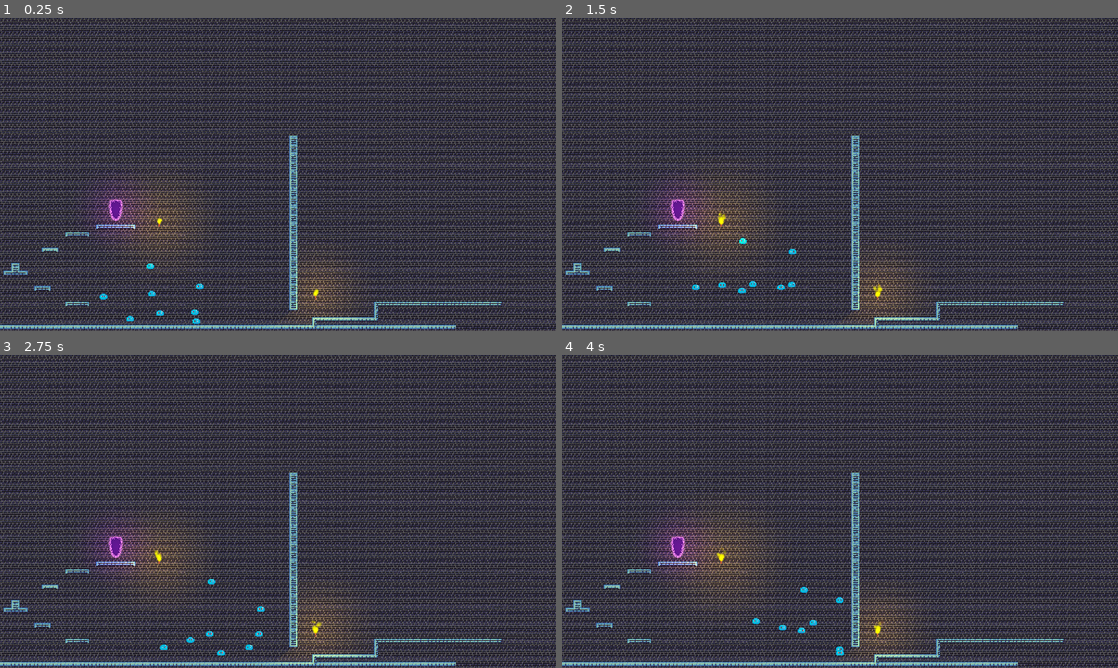
Above: before the commit, frames 1-4 (two rows, left to right).
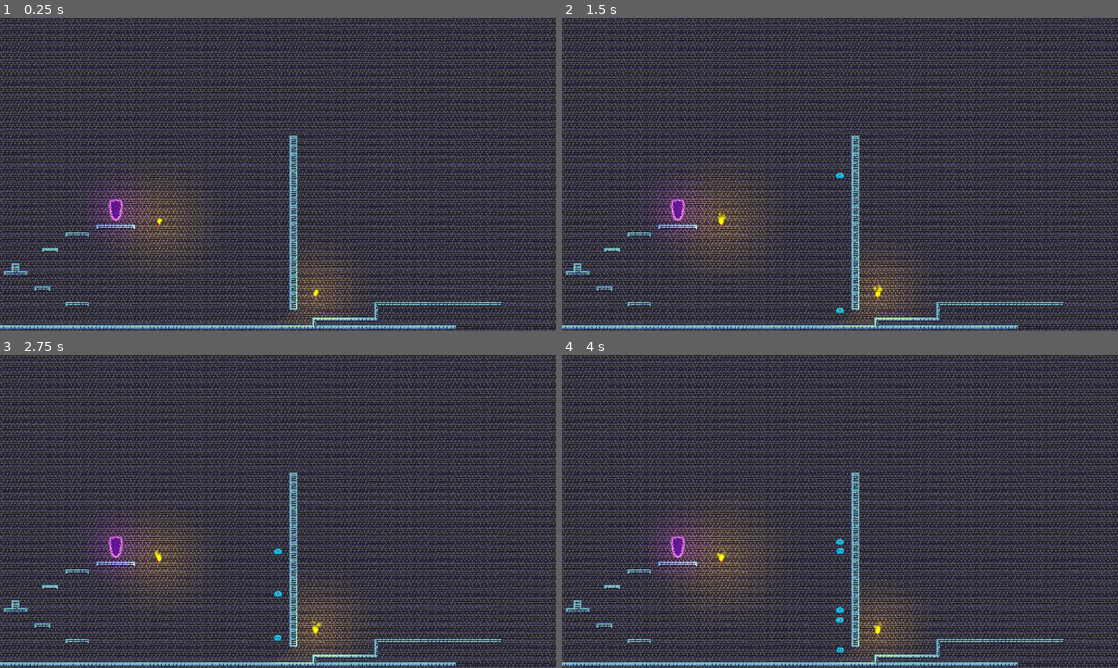
Above: after the commit, the same moments.

Repository: gfifgfifofich/gaem
Game: Godot game, scene res://node_2d.tscn
Same seed, same stepped clock (60 frames per second), same inputs: the game is played once before the commit and once after it. This scene is started directly instead of the project's main scene.
Inputs (mouse positions are in pixels of both pictures, inside the frame that each line leads up to):
- Up to frame 1 (0.25 s): no input
- Up to frame 2 (1.5 s): move the mouse to (962, 158) at 0.52 s; hold D (Right) 0.53-1.28 s; tap 1 (1) at 0.6, 1.35 s; move the mouse to (728, 190) at 1.27 s; hold A (Left) from 1.28 s (still down)
- Up to frame 3 (2.75 s): move the mouse to (333, 442) at 2.02 s; release A (Left) at 2.03 s; hold D (Right) from 2.03 s (still down); hold Right mouse button (AlternativeAttack) from 2.03 s (still down); tap 1 (1) at 2.3 s
- Up to frame 4 (4 s): move the mouse to (812, 574) at 2.77 s; release D (Right) at 2.78 s; release Right mouse button (AlternativeAttack) at 2.78 s; hold W (Up) 2.78-3.53 s; click (812, 574) at 2.85 s; tap 1 (1) at 3.05, 3.6 s; move the mouse to (1006, 558) at 3.52 s; hold A (Left) from 3.53 s (still down)

The runs differ from the first frame. In frame 1, 0.2% of the frame differs, in the area x 17-37%, y 78-98%; in frame 2, 0.2%; in frame 3, 0.2%; in frame 4, 0.3%, in the area x 34-51%, y 58-96%.

Commit message:
multiplayer mobs

Diff:
--- a/MultiplayerTest/Bleb.gd
+++ b/MultiplayerTest/Bleb.gd
@@ -1,6 +1,7 @@
 extends CharacterBody2D
 
-
+const EnemyID = 0
+var id = -1;
 const SPEED = 50.0
 const JUMP_VELOCITY = -400.0
 var gravity = ProjectSettings.get_setting("physics/2d/default_gravity")
@@ -12,19 +13,24 @@
 
 	add_to_group("enemies")
 
+
+func die():
+
+
+
+	queue_free()
+
 func _physics_process(delta):
 	# Add the gravity.
 	if(health <= 0):
-		queue_free()
+		die()
 
-	var i = 0
-
+	var dist = 100000000
+	var v = Vector2()
 	for x in bodies:
-		if(i<1):
+		if((x.global_position-global_position).length_squared() < dist):
 			trg = x.global_position
-
-			pass
-		i+=1;
+			dist = (x.global_position-global_position).length_squared()
 		pass
 
 	if(global_position.x<trg.x):
--- a/MultiplayerTest/Node2D.gd
+++ b/MultiplayerTest/Node2D.gd
@@ -2,9 +2,21 @@
 
 var pl = preload("res://character_body_2d.tscn");
 
+var en1 = preload("res://Bleb.tscn");
+
+var enemyPreloads =[]
+var enemiesIDs =[]
+var enemiesTypes =[]
+var enemyHealths =[]
+var enemyPositions =[]
+var enemyTrgs =[]
+var CreatedEnemyIds =[]
 var namename = "stock"
 # Called when the node enters the scene tree for the first time.
 func _ready():
+	enemyPreloads.append(en1)
+
+
 	if(!multiplayer.is_server()):
 
 		addPlayer(1,namename);
@@ -27,7 +39,7 @@
 
 
 @rpc("any_peer")
-func sendCreated(id, idis, names):
+func sendCreated(id, idis, names, enemiesType,enemiesID,enemyHealth,enemyPosition,enemyTrg):
 	if(id == multiplayer.get_unique_id()):
 
 
@@ -36,6 +48,11 @@
 		for x in range(0,idis.size()):
 			if id != x:
 				localaddPlayer(idis[x],createdPlayerNames[x])
+
+		for x in range(0,enemiesID.size()):
+			CreateEmeny(enemiesType[x],enemyPosition[x],enemiesID[x])
+			$Enemies.get_child($Enemies.get_child_count()-1).health = enemyHealth[x]
+			$Enemies.get_child($Enemies.get_child_count()-1).trg = enemyTrg[x]
 
 var sus = "12345"
 var createdids = -1;
@@ -77,7 +94,7 @@
 		createdPlayerNames.append(pli.Nick)
 
 	if(multiplayer.is_server()):
-		rpc("sendCreated",multiplayer.get_remote_sender_id(),createdPlayers)
+		rpc("sendCreated",multiplayer.get_remote_sender_id(),createdPlayers,createdPlayerNames,enemiesTypes,enemiesIDs,enemyHealths,enemyPositions,enemyTrgs)
 	#players.append(pli);
 
 
@@ -122,16 +139,69 @@
 				get_child(x)._die()
 	pass
 
+@rpc("any_peer")
+func CreateEmeny(enID,posiion,id):
+	if(id not in CreatedEnemyIds):
+
+		var inst = enemyPreloads[enID].instantiate();
+		inst.position= position;
+		inst.id = id;
+		CreatedEnemyIds.append(id)
+		$Enemies.add_child(inst);
+	pass
+@rpc("any_peer")
+func UpdateEmenies(id,pos,vel,health):
+	if(!multiplayer.is_server()):
+		for i in range(0,$Enemies.get_child_count()):
+			if($Enemies.get_child(i).id == id):
+				$Enemies.get_child(id).position = pos;
+				$Enemies.get_child(id).velocity = vel;
+				$Enemies.get_child(id).health = health;
+			pass
+
+		pass
+	pass
+
+@rpc("any_peer")
+func EnDeadge(id):
+	for i in range(0,$Enemies.get_child_count()):
+		if($Enemies.get_child(i).id == id):
+			CreatedEnemyIds.erase(id)
+			$Enemies.get_child(i).die()
+	pass
+
+
 # Called every frame. 'delta' is the elapsed time since the previous frame.
 func _process(delta):
 
 	if(multiplayer.is_server()):
 
+		if(Input.is_action_just_pressed("1")):
+			CreateEmeny(0,Vector2(-100.0,250),$Enemies.get_child_count())
+			rpc("CreateEmeny",0,Vector2(-100.0,250),$Enemies.get_child_count())
 		var daids = []
 		for x in range (4,get_child_count()):
 			daids.append(get_child(x).id);
 			rpc("UpdateHealth",get_child(x).id, get_child(x).health)
 		rpc("UpdatePlayers",daids);
+
+
+		enemiesIDs.resize($Enemies.get_child_count())
+		enemiesTypes.resize($Enemies.get_child_count())
+		enemyHealths.resize($Enemies.get_child_count())
+		enemyPositions.resize($Enemies.get_child_count())
+		enemyTrgs.resize($Enemies.get_child_count())
+		for i in range(0,$Enemies.get_child_count()):
+			enemiesIDs[i]=$Enemies.get_child(i).id
+			enemiesTypes[i]=$Enemies.get_child(i).EnemyID
+			enemyHealths[i]=$Enemies.get_child(i).health
+			enemyPositions[i]=$Enemies.get_child(i).position
+			enemyTrgs[i]=$Enemies.get_child(i).trg
+
+			rpc("UpdateEmenies",$Enemies.get_child(i).id,$Enemies.get_child(i).position,$Enemies.get_child(i).velocity,$Enemies.get_child(i).health)
+			if($Enemies.get_child(i).health<=0):
+				EnDeadge($Enemies.get_child(i).id)
+				rpc("EnDeadge",$Enemies.get_child(i).id)
 
 		var v = Vector2(0,0)
 		var n = 0
--- a/MultiplayerTest/Particles/Test Particles2.tscn
+++ b/MultiplayerTest/Particles/Test Particles2.tscn
@@ -60,7 +60,7 @@
 amount = 1
 process_material = SubResource("ParticleProcessMaterial_gbe65")
 texture = ExtResource("1_r5wuf")
-lifetime = 0.1
+lifetime = 0.05
 explosiveness = 0.76
 script = SubResource("GDScript_cwhj1")
 
--- a/MultiplayerTest/dagun.tscn
+++ b/MultiplayerTest/dagun.tscn
@@ -35,7 +35,8 @@
 [node name="Area2D" type="Area2D" parent="Sprite2D" groups=["players"]]
 
 [node name="CollisionShape2D" type="CollisionShape2D" parent="Sprite2D/Area2D"]
-position = Vector2(0, -65.641)
+position = Vector2(0, -64)
+scale = Vector2(1.045, 1.1)
 shape = SubResource("RectangleShape2D_chdtc")
 
 [node name="CharacterBody2D" type="CharacterBody2D" parent="."]
--- a/MultiplayerTest/node_2d.tscn
+++ b/MultiplayerTest/node_2d.tscn
@@ -7,13 +7,9 @@
 [ext_resource type="Environment" uid="uid://bdnc0fed2mei1" path="res://new_environment.tres" id="5_531lb"]
 [ext_resource type="PackedScene" uid="uid://45vq2olifcx4" path="res://portal.tscn" id="6_o12yd"]
 [ext_resource type="Texture2D" uid="uid://basqelxfgbqfm" path="res://sadsad.png" id="7_0fa2o"]
-[ext_resource type="PackedScene" uid="uid://dbqi7rpw3ji8x" path="res://Bleb.tscn" id="8_tlpe8"]
 
 [node name="Node2D" type="Node2D"]
 script = ExtResource("1_tpsvb")
-
-[node name="StaticBody2D" type="StaticBody2D" parent="."]
-position = Vector2(132, 615)
 
 [node name="Label" type="Label" parent="."]
 offset_right = 611.0
@@ -59,30 +55,6 @@
 [node name="65655" parent="Objects" instance=ExtResource("5_37ga8")]
 position = Vector2(78, 251)
 
-[node name="CharacterBody2D" parent="Objects" instance=ExtResource("8_tlpe8")]
-position = Vector2(-257, 260)
-
-[node name="CharacterBody2D2" parent="Objects" instance=ExtResource("8_tlpe8")]
-position = Vector2(-319, 283)
-
-[node name="CharacterBody2D3" parent="Objects" instance=ExtResource("8_tlpe8")]
-position = Vector2(-182, 277)
-
-[node name="CharacterBody2D4" parent="Objects" instance=ExtResource("8_tlpe8")]
-position = Vector2(-175, 205)
-
-[node name="CharacterBody2D5" parent="Objects" instance=ExtResource("8_tlpe8")]
-position = Vector2(-274, 220)
-
-[node name="CharacterBody2D6" parent="Objects" instance=ExtResource("8_tlpe8")]
-position = Vector2(-185, 258)
-
-[node name="CharacterBody2D7" parent="Objects" instance=ExtResource("8_tlpe8")]
-position = Vector2(-374, 226)
-
-[node name="CharacterBody2D8" parent="Objects" instance=ExtResource("8_tlpe8")]
-position = Vector2(-277, 163)
-
 [node name="Camera2D" type="Camera2D" parent="."]
 enabled = false
 limit_left = -1500
@@ -92,3 +64,5 @@
 position_smoothing_enabled = true
 rotation_smoothing_enabled = true
 editor_draw_limits = true
+
+[node name="Enemies" type="Node2D" parent="."]
Not shown: 1 places in MultiplayerTest/node_2d.tscn that only renumber resources
